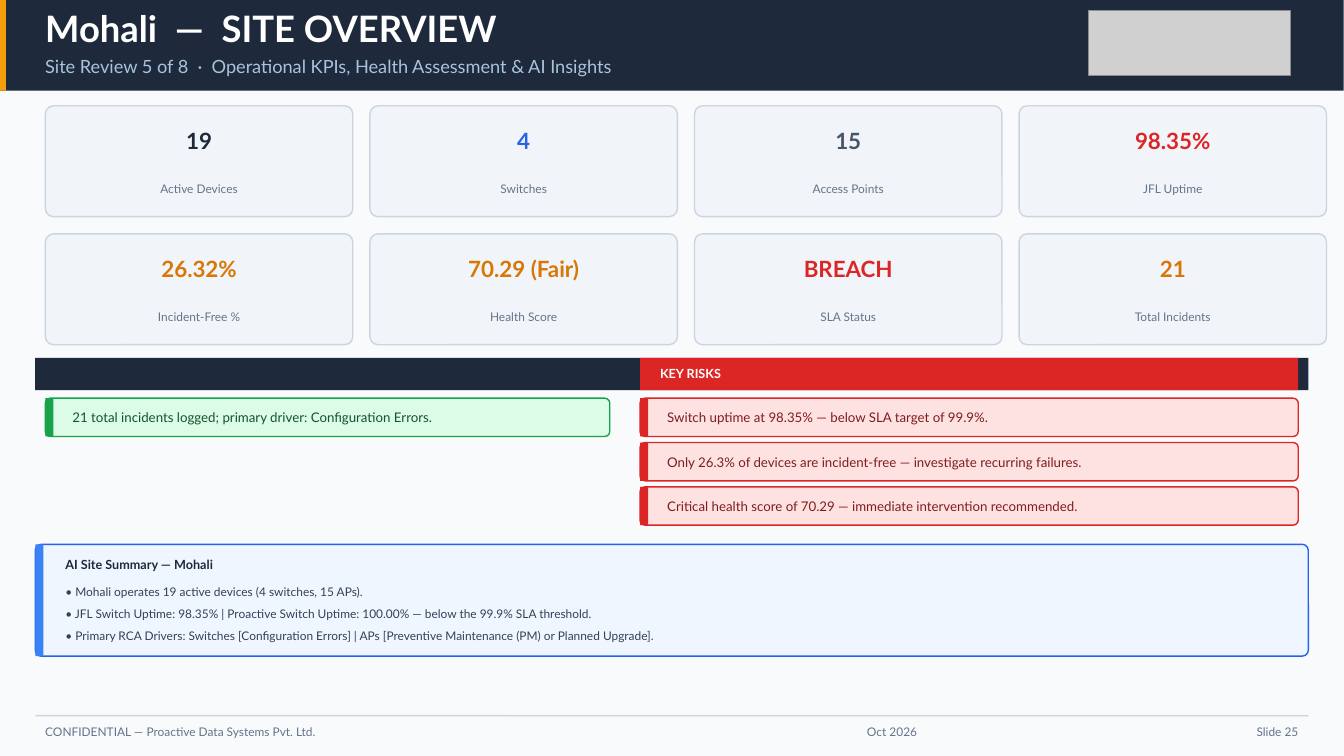
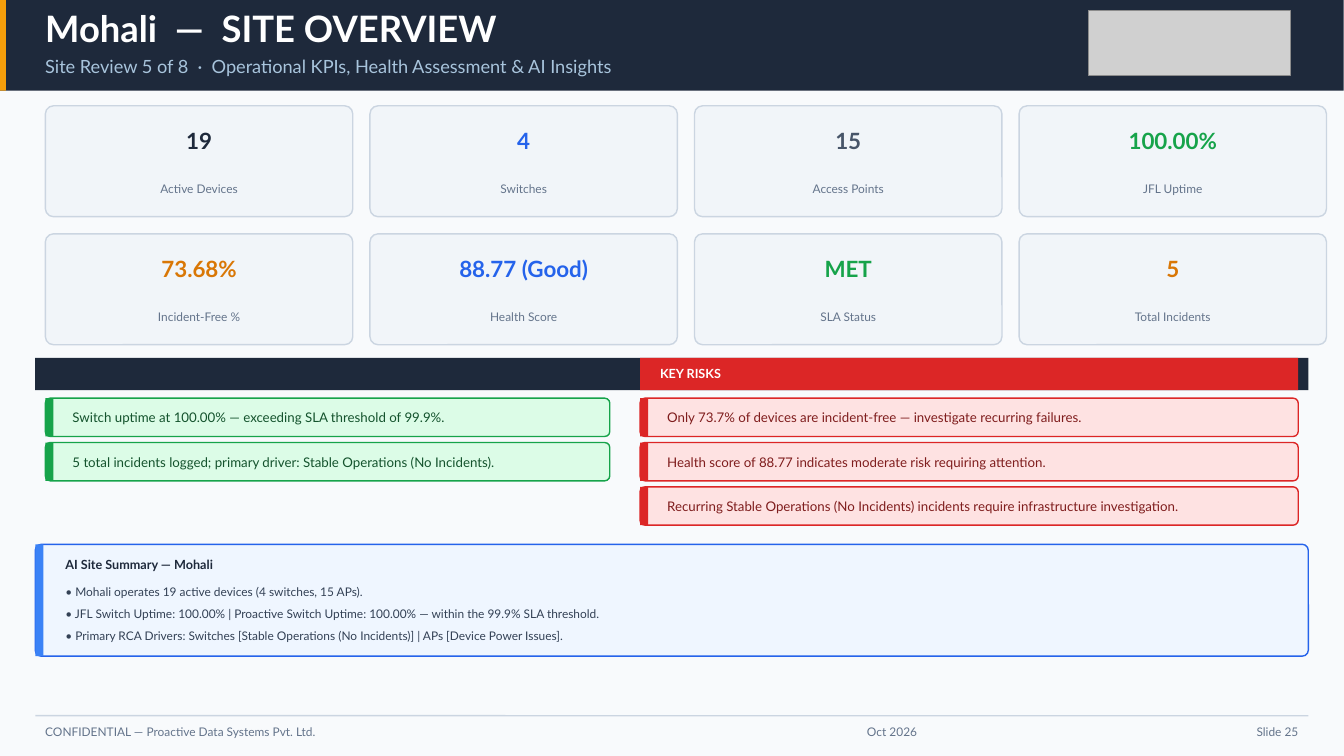
Before and after one commit to chhitij-21/executive-dashboard-qbr, a slide deck: slide 25 of Executive QBR Report - Jubilant Foodworks Ltd (JFL).pptx. Drawn at 1344x756 pixels with LibreOffice and Linux fonts; fonts in the diff are those of the drawing; grey boxes stand for pictures. Boxes give left, top, right and bottom in pixels: in the first picture for what was removed or moved away, otherwise in the second. Text is boxed around its words. In the diff, an @@ line names an element or a change of style, - is before the commit and + after.

Commit message:
fix(ssot): update canonical dataset to August 2026 (1 August 2026 – 31 August 2026) with 86 incidents and 444 devices

```diff
--- a/Executive QBR Report - Jubilant Foodworks Ltd (JFL).pptx
+++ b/Executive QBR Report - Jubilant Foodworks Ltd (JFL).pptx
@@ text at bbox=[1129, 132, 1217, 149]: text changed; text colour #DC2626 to #16A34A @@
-98.35%
+100.00%
@@ text at bbox=[161, 260, 236, 277]: text changed @@
-26.32%
+73.68%
@@ text at bbox=[459, 259, 588, 281]: text changed; text colour #D97706 to #2563EB @@
-70.29 (Fair)
+88.77 (Good)
@@ text at bbox=[825, 260, 872, 277]: text changed; text colour #DC2626 to #16A34A @@
-BREACH
+MET
@@ text at bbox=[1166, 260, 1179, 277]: text changed @@
-21
+5
@@ text at bbox=[72, 412, 445, 425]: text changed; text colour #7F1D1D to #14532D @@
-Switch uptime at 98.35% — below SLA target of 99.9%.
+Switch uptime at 100.00% — exceeding SLA threshold of 99.9%.
@@ text at bbox=[667, 412, 1081, 425]: text changed @@
-Only 26.3% of devices are incident-free — investigate recurring failures.
+Only 73.7% of devices are incident-free — investigate recurring failures.
@@ rounded rectangle added at bbox=[45, 443, 610, 481], fill #DCFCE7, outline #16A34A 1 pt @@
@@ rectangle added at bbox=[45, 443, 53, 481], fill #16A34A @@
@@ text at bbox=[72, 457, 494, 470]: text changed @@
-21 total incidents logged; primary driver: Configuration Errors.
+5 total incidents logged; primary driver: Stable Operations (No Incidents).
@@ text added at bbox=[667, 457, 1046, 470], 9.5 pt, text #7F1D1D @@
+Health score of 88.77 indicates moderate risk requiring attention.
@@ text at bbox=[667, 501, 1179, 514]: text changed @@
-Critical health score of 70.29 — immediate intervention recommended.
+Recurring Stable Operations (No Incidents) incidents require infrastructure investigation.
@@ text at bbox=[75, 609, 599, 620]: text changed @@
-• JFL Switch Uptime: 98.35% | Proactive Switch Uptime: 100.00% — below the 99.9% SLA threshold.
+• JFL Switch Uptime: 100.00% | Proactive Switch Uptime: 100.00% — within the 99.9% SLA threshold.
@@ text at bbox=[75, 631, 563, 642]: text changed @@
-• Primary RCA Drivers: Switches [Configuration Errors] | APs [Preventive Maintenance (PM) or Planned Upgrade].
+• Primary RCA Drivers: Switches [Stable Operations (No Incidents)] | APs [Device Power Issues].
```
Also in this commit, not shown: 35 other slides changed, 4 other files.
